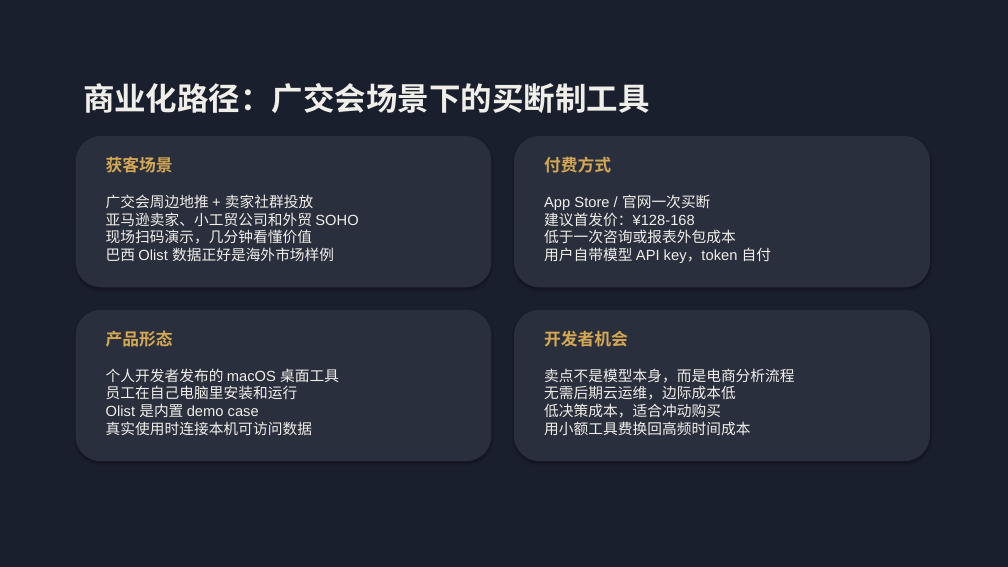
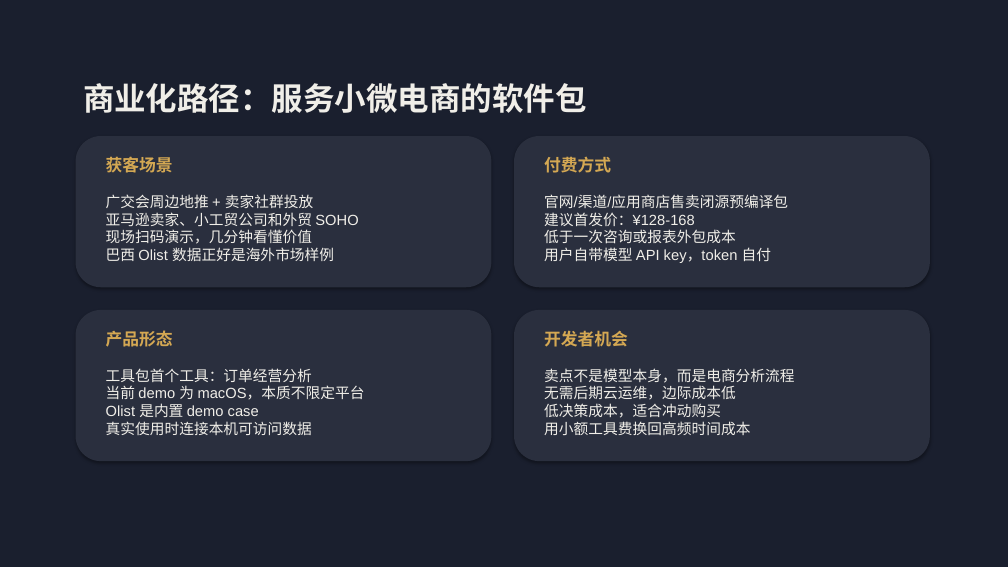
Before and after one commit to eric-stone-plus/queryforge, a slide deck: slide 8 of assets/QueryForge-Pitch.pptx. Drawn at 1008x567 pixels with LibreOffice and Linux fonts; fonts in the diff are those of the drawing. Boxes give left, top, right and bottom in pixels: in the first picture for what was removed or moved away, otherwise in the second. Text is boxed around its words. In the diff, an @@ line names an element or a change of style, - is before the commit and + after.

```diff
--- a/assets/QueryForge-Pitch.pptx
+++ b/assets/QueryForge-Pitch.pptx
@@ text at <box>83,83,587,113</box>: text changed @@
-商业化路径：广交会场景下的买断制工具
+商业化路径：服务小微电商的软件包
@@ text at <box>544,194,788,263</box>: text changed @@
-App Store / 官网一次买断
-建议首发价：¥128-168
-低于一次咨询或报表外包成本
-用户自带模型 API key，token 自付
+官网/渠道/应用商店售卖闭源预编译包
+建议首发价：¥128-168
+低于一次咨询或报表外包成本
+用户自带模型 API key，token 自付
@@ text at <box>106,368,365,435</box>: text changed @@
-个人开发者发布的 macOS 桌面工具
-员工在自己电脑里安装和运行
-Olist 是内置 demo case
-真实使用时连接本机可访问数据
+工具包首个工具：订单经营分析
+当前 demo 为 macOS，本质不限定平台
+Olist 是内置 demo case
+真实使用时连接本机可访问数据
```
Also in this commit, not shown: 5 other slides changed, 1 slide added, 1 slide removed, 36 other files.
